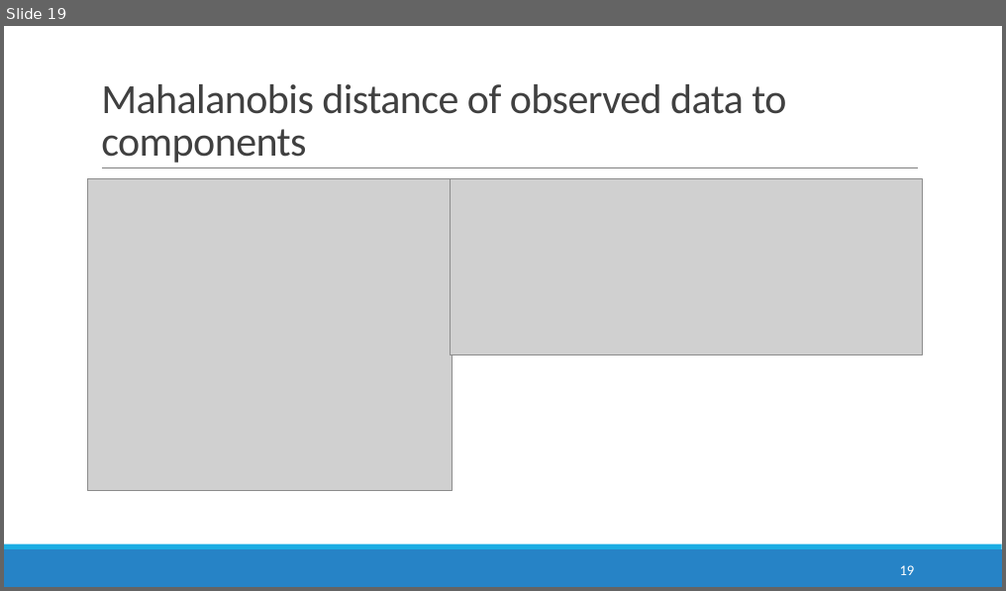
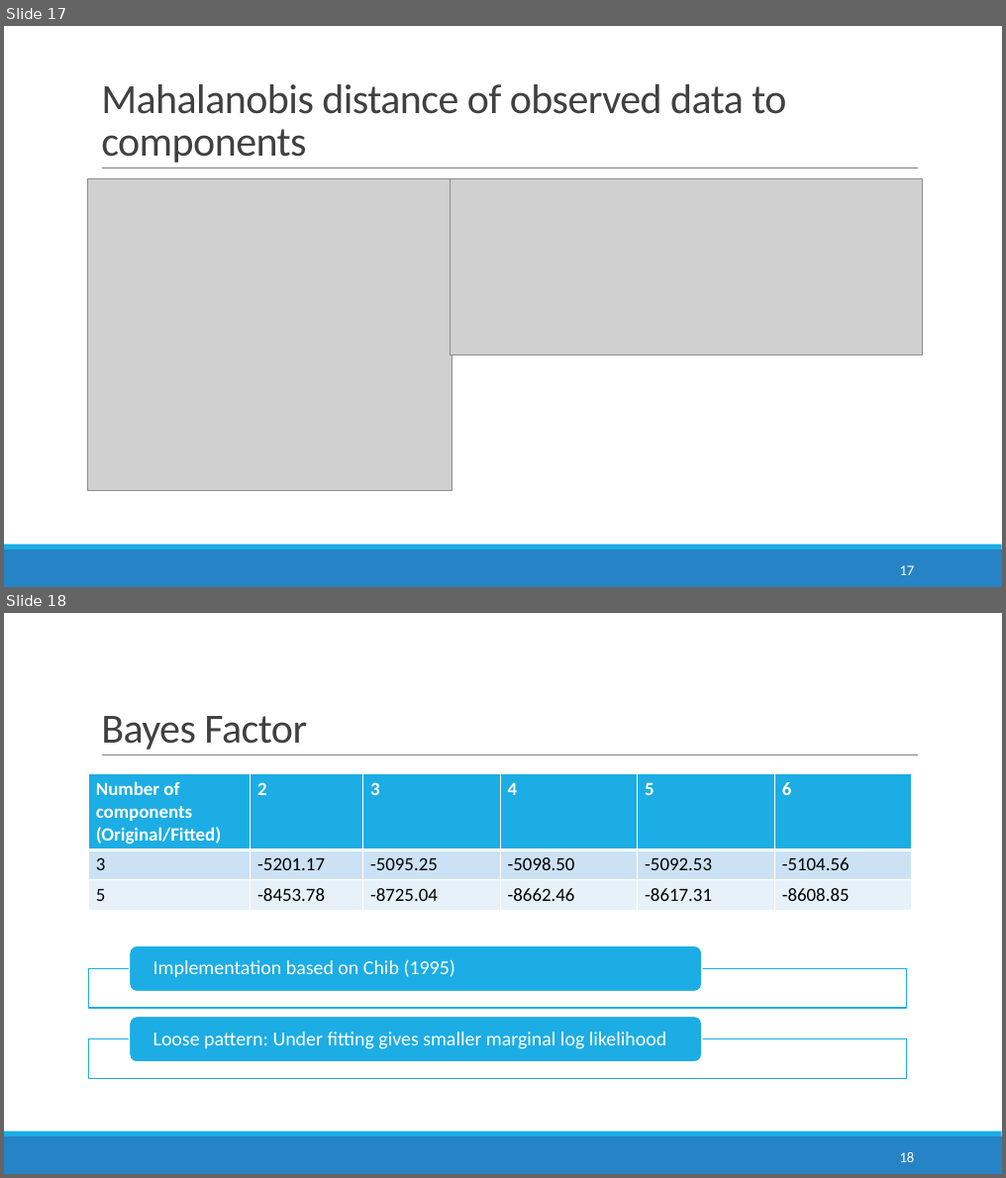
Before and after one commit to anirudhtomer/MScThesis, a slide deck: mid term presentation.pptx. Shown one above the other, each under a label of ours: slide 19 before the commit, slides 17 and 18 after it. The pictures are 1006x591 and 1006x1178 pixels, drawn with LibreOffice and Linux fonts; fonts in the diff are those of the drawing; grey boxes stand for pictures; background and template pictures are left out. Boxes give left, top, right and bottom in pixels: in the first picture for what was removed or moved away, otherwise in the second. Text is boxed around its words. In the diff, an @@ line names an element or a change of style, - is before the commit and + after.

```diff
--- a/mid term presentation.pptx
+++ b/mid term presentation.pptx
@@ slide 18 added at <box>4,613,1002,1174</box>, background #FFFFFF; not listed: 3 template elements that a slide beside it also shows @@
@@ title added at <box>101,716,307,750</box>, 40 pt, text #404040 @@
+Bayes Factor
@@ table added at <box>88,774,912,909</box>, 3 rows, 6 columns @@
+Number of components (Original/Fitted) | 2 | 3 | 4 | 5 | 6
+3 | -5201.17 | -5095.25 | -5098.50 | -5092.53 | -5104.56
+5 | -8453.78 | -8725.04 | -8662.46 | -8617.31 | -8608.85
@@ group added at <box>88,947,907,1078</box>: 2 rectangles, 2 rounded rectangles, 2 texts @@
+Implementation based on Chib (1995)
+Loose pattern: Under fitting gives smaller marginal log likelihood
@@ page number added at <box>900,1153,915,1162</box>, 14 pt, text #FFFFFF @@
+18
@@ what was slide 19 is now slide 17 @@
@@ page number at <box>900,566,915,575</box>: text changed @@
-19
+17
```
Also in this commit, not shown: 9 slides changed, 1 other slide added, 4 slides removed, 9 other files.
